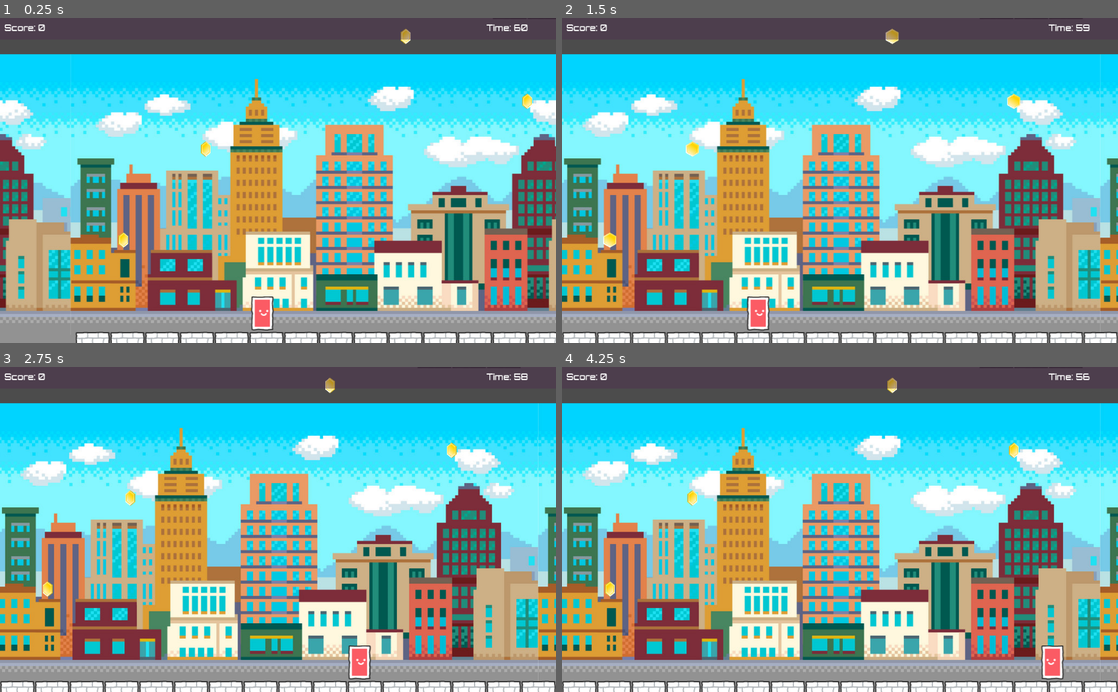
Above: before the commit, frames 1-4 (two rows, left to right).
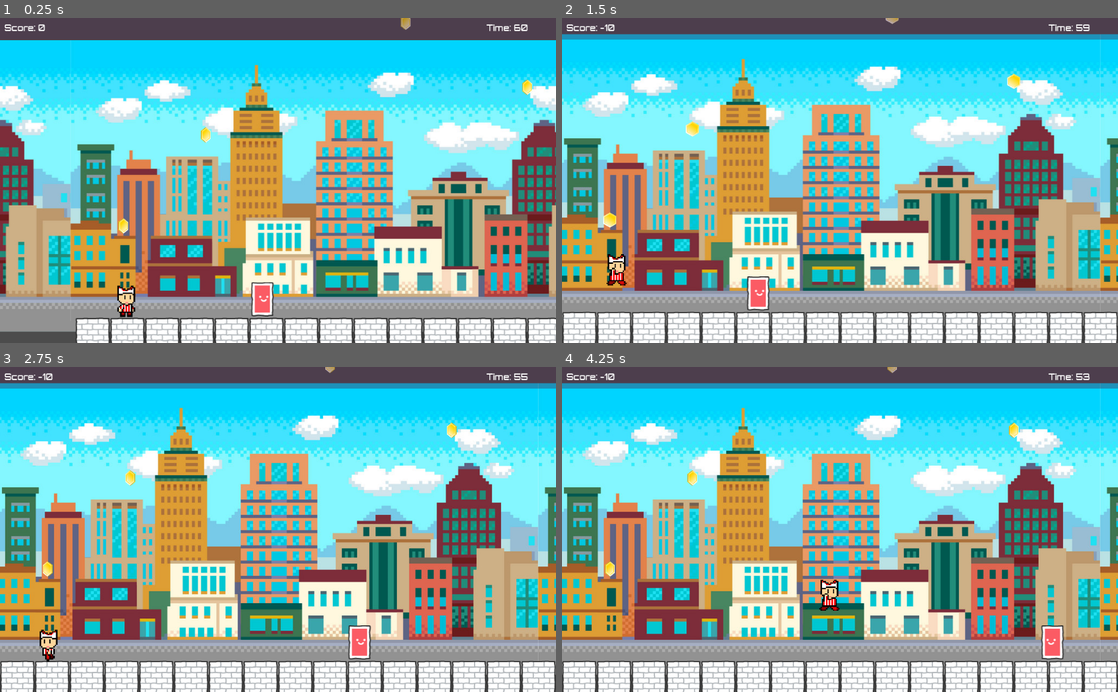
Above: after the commit, the same moments.

Repository: NelsonAlemanMoreno/Final-Project-Time_for_Dinner
Game: Godot game, scene res://Levels/Level1.tscn
Two runs of this game, one before a commit and one after it. Both use one fixed random seed, a clock stepped at 60 frames per second and the inputs below. The engine's default icon, where the game draws it, is replaced by a stand-in: a white triangle on a blue panel in a dark square.
Inputs:
- Up to frame 1 (0.25 s): no input
- Up to frame 2 (1.5 s): hold D (right) from 0.53 s (still down); tap W (jump) at 0.77 s
- Up to frame 3 (2.75 s): tap W (jump) at 1.52 s; release D (right) at 2.03 s; hold A (left) from 2.03 s (still down)
- Up to frame 4 (4.25 s): release A (left) at 2.78 s; hold D (right) from 2.78 s (still down); tap W (jump) at 3.02, 3.77 s

The runs differ from the first frame. In frame 1, 53% of the frame differs, in the area x 0-100%, y 0-100%; in frame 2, 64%; in frame 3, 64%; in frame 4, 64%.
Error before the commit: Attempt to call function 'instance' in base 'null instance' on a null instance. (res://Player/Player_Container.gd:11)

Commit message:
cleanign

Diff:
--- a/Player/Player.tscn
+++ b/Player/Player.tscn
@@ -9,7 +9,16 @@
 [ext_resource path="res://StateMachine/Falling.gd" type="Script" id=7]
 [ext_resource path="res://StateMachine/Moving_and_Jumping.gd" type="Script" id=8]
 [ext_resource path="res://Player/Player.gd" type="Script" id=9]
-[ext_resource path="res://Assets/TFD/time_for_dinner.png" type="Texture" id=10]
+
+[sub_resource type="AtlasTexture" id=29]
+flags = 4
+atlas = ExtResource( 1 )
+region = Rect2( 216, 313, 166, 256 )
+
+[sub_resource type="AtlasTexture" id=30]
+flags = 4
+atlas = ExtResource( 1 )
+region = Rect2( 382, 313, 166, 256 )
 
 [sub_resource type="AtlasTexture" id=23]
 flags = 4
@@ -21,10 +30,10 @@
 atlas = ExtResource( 1 )
 region = Rect2( 0, 0, 220, 240 )
 
-[sub_resource type="AtlasTexture" id=22]
+[sub_resource type="AtlasTexture" id=31]
 flags = 4
-atlas = ExtResource( 10 )
-region = Rect2( 225, 0, 168, 250 )
+atlas = ExtResource( 1 )
+region = Rect2( 230, 0, 162, 240 )
 
 [sub_resource type="AtlasTexture" id=25]
 flags = 4
@@ -48,7 +57,7 @@
 
 [sub_resource type="SpriteFrames" id=15]
 animations = [ {
-"frames": [  ],
+"frames": [ SubResource( 29 ), SubResource( 30 ) ],
 "loop": true,
 "name": "Attacking",
 "speed": 5.0
@@ -63,7 +72,7 @@
 "name": "Idle",
 "speed": 5.0
 }, {
-"frames": [ SubResource( 22 ) ],
+"frames": [ SubResource( 31 ) ],
 "loop": false,
 "name": "Jumping",
 "speed": 5.0
Not shown: 1 places in Player/Player.tscn that only renumber resources
